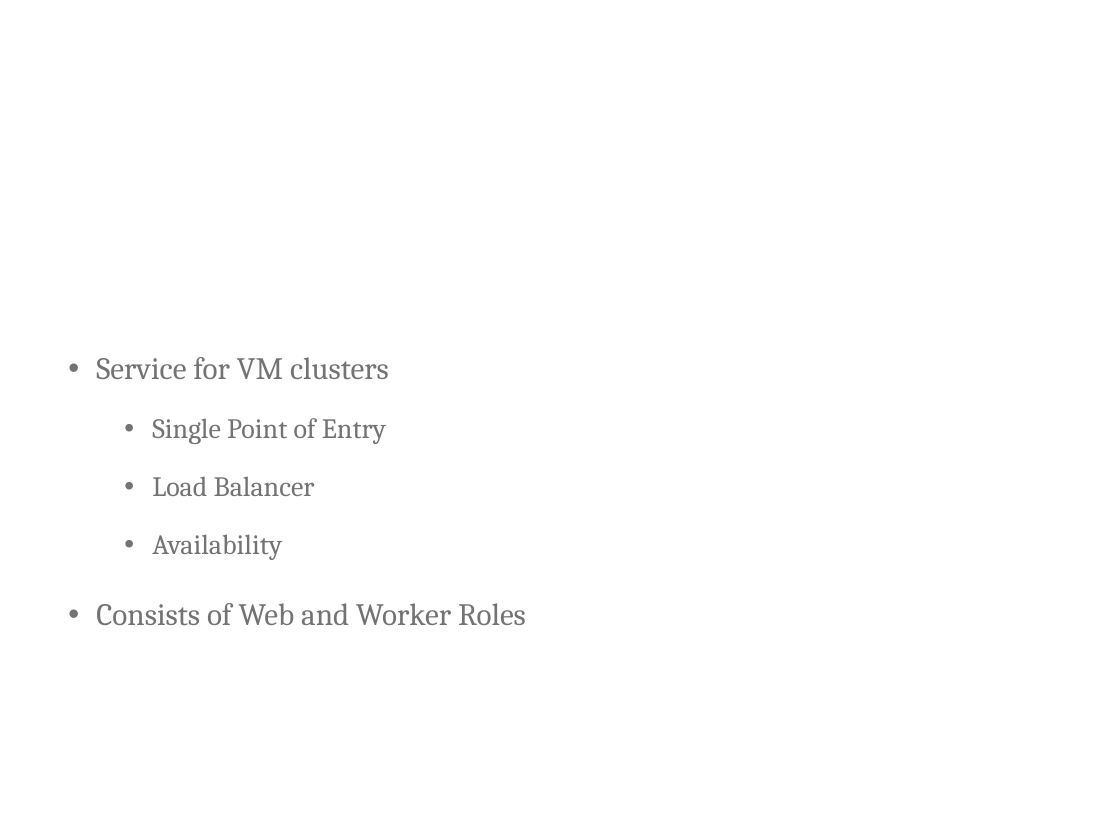
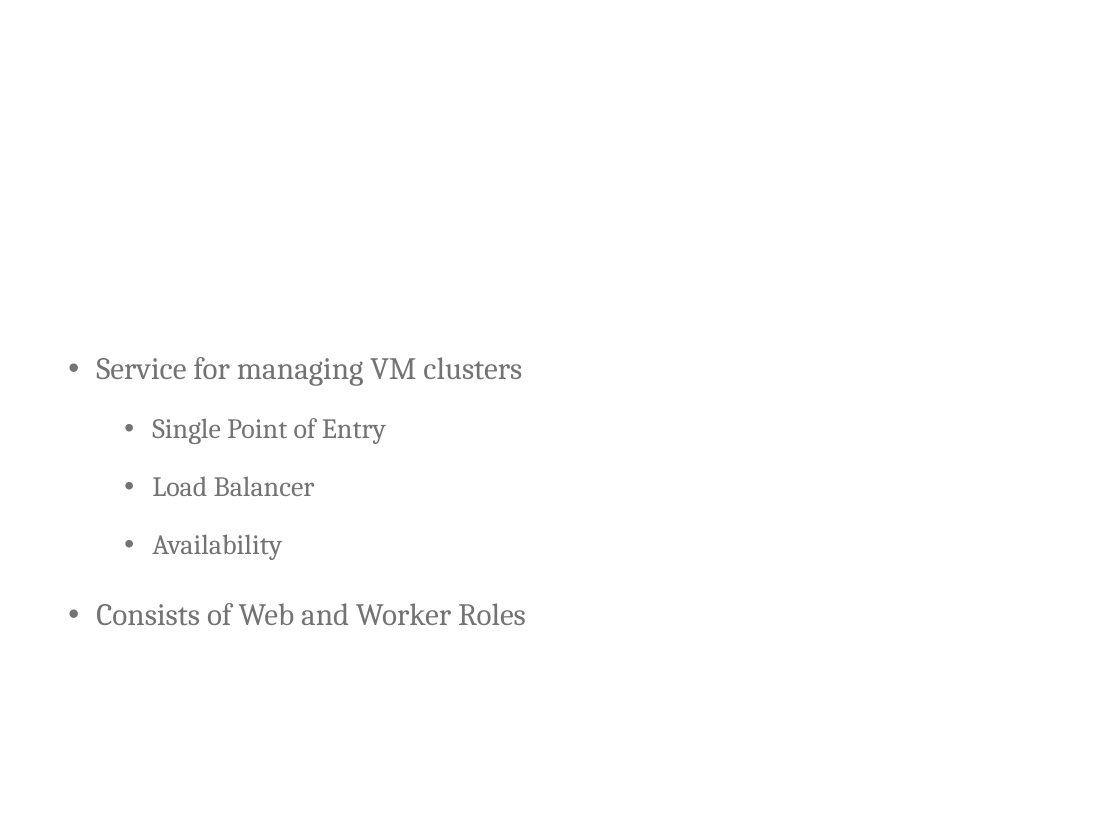
Before and after one commit to ritasker/Presentations-Archive, a slide deck: slide 26 of Current/Azure The Good Parts Web Apps/AzureTheGoodParts-WebApps.pptx. Drawn at 1120x840 pixels with LibreOffice and Linux fonts; fonts in the diff are those of the drawing; background and template pictures are left out. Boxes give left, top, right and bottom in pixels: in the first picture for what was removed or moved away, otherwise in the second. Text is boxed around its words. In the diff, an @@ line names an element or a change of style, - is before the commit and + after.

```diff
--- a/Current/Azure The Good Parts Web Apps/AzureTheGoodParts-WebApps.pptx
+++ b/Current/Azure The Good Parts Web Apps/AzureTheGoodParts-WebApps.pptx
@@ text at [96, 357, 522, 386]: text changed @@
-• Service for VM clusters
+• Service for managing VM clusters
```
Also in this commit, not shown: 4 other slides changed, 5 slides added, 2 other files.
